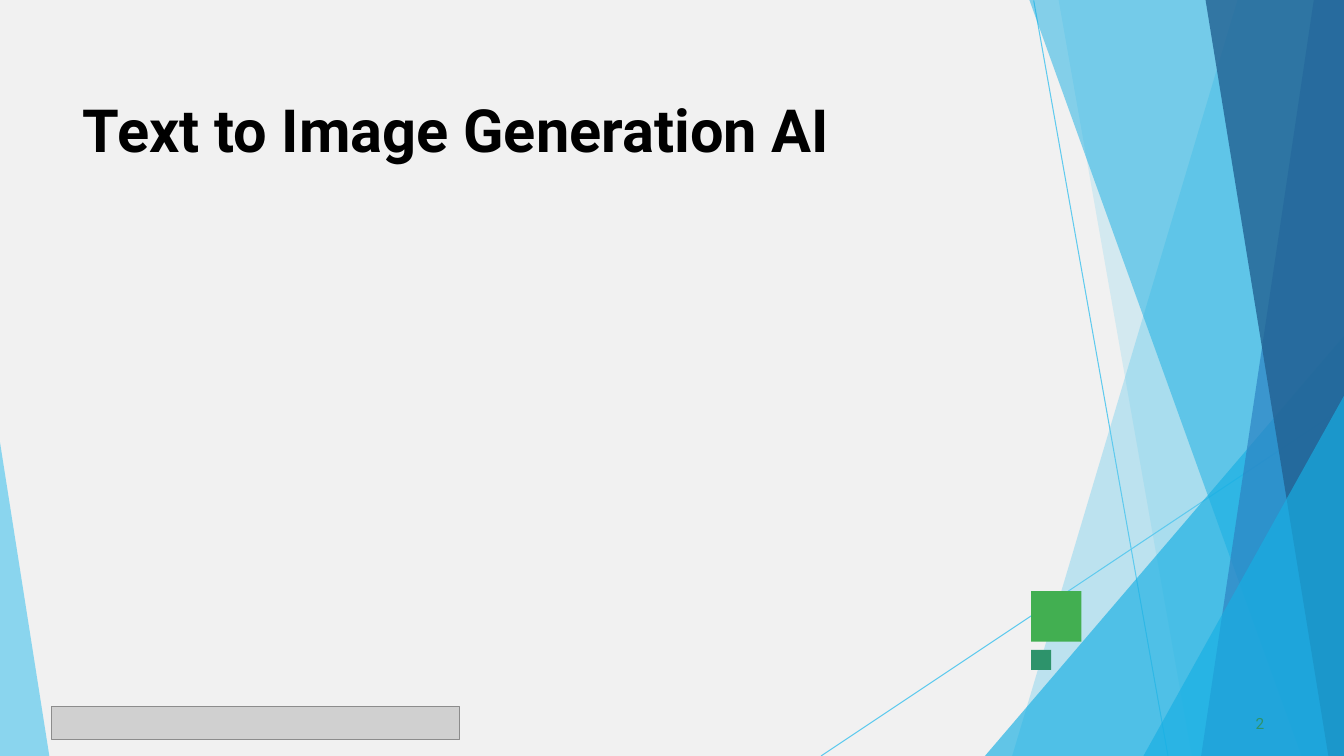
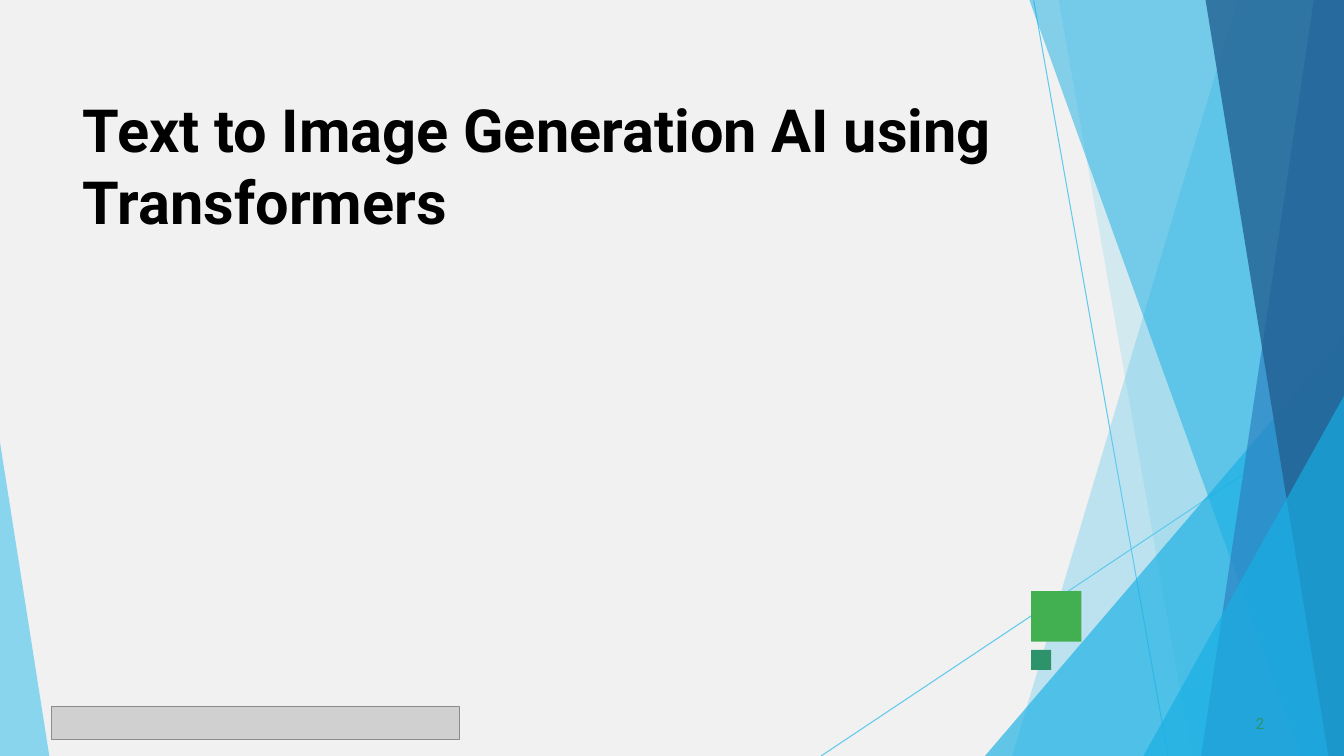
Before and after one commit to Shiffy24/TNSDC-GEN-AI, a slide deck: slide 2 of 962821104087NM.pptx. Drawn at 1344x756 pixels with LibreOffice and Linux fonts; fonts in the diff are those of the drawing; grey boxes stand for pictures. Boxes give left, top, right and bottom in pixels: in the first picture for what was removed or moved away, otherwise in the second. Text is boxed around its words. In the diff, an @@ line names an element or a change of style, - is before the commit and + after.

```diff
--- a/962821104087NM.pptx
+++ b/962821104087NM.pptx
@@ title at (x1=83, y1=108, x2=991, y2=225): text changed @@
-Text to Image Generation AI
+Text to Image Generation AI using Transformers
```
Also in this commit, not shown: 2 other slides changed.
